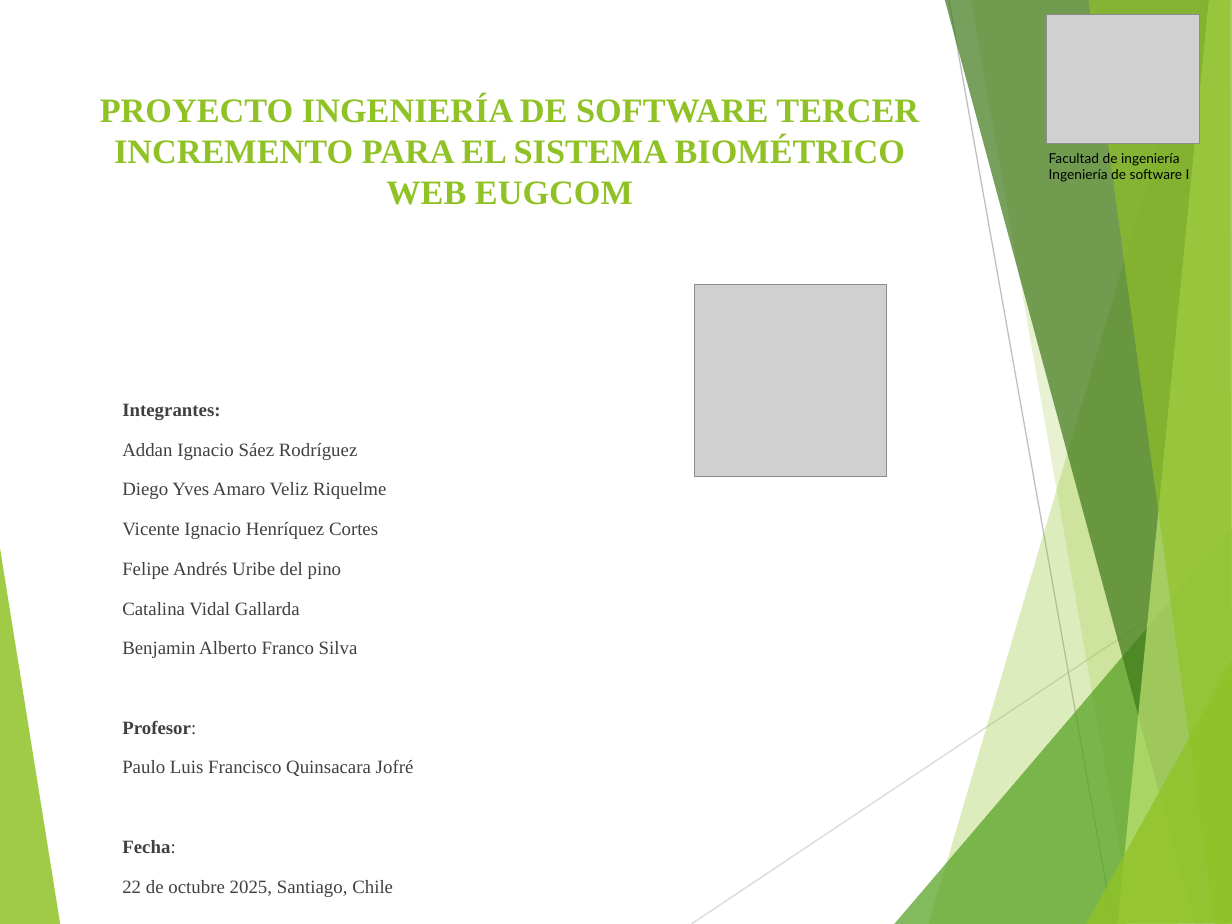
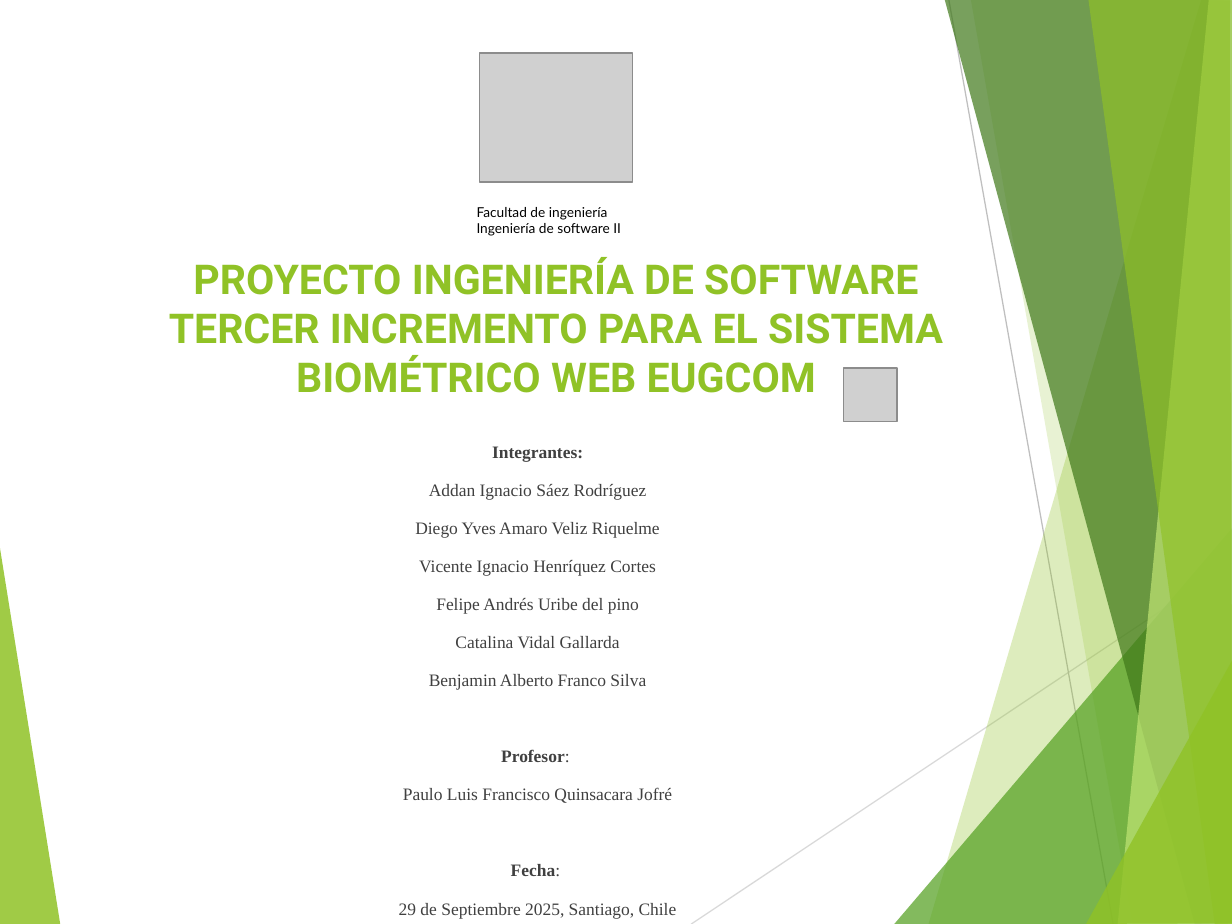
Before and after one commit to vixo23/ING-DE-SOFTWARE, a slide deck: slide 1 of INCREMENTO3/Ppt/PPt Tercer incremento scrum++.pptx. Drawn at 1232x924 pixels with LibreOffice and Linux fonts; fonts in the diff are those of the drawing; grey boxes stand for pictures. Boxes give left, top, right and bottom in pixels: in the first picture for what was removed or moved away, otherwise in the second. Text is boxed around its words. In the diff, an @@ line names an element or a change of style, - is before the commit and + after.

```diff
--- a/INCREMENTO3/Ppt/PPt Tercer incremento scrum++.pptx
+++ b/INCREMENTO3/Ppt/PPt Tercer incremento scrum++.pptx
@@ picture moved from (x1=1046, y1=15, x2=1199, y2=144) to (x1=479, y1=53, x2=632, y2=182) @@
@@ text "Facultad de ingeniería" moved from (x1=1049, y1=153, x2=1190, y2=182) to (x1=477, y1=207, x2=621, y2=236) @@
@@ text at (x1=477, y1=223, x2=621, y2=236): text changed @@
-Ingeniería de software I
+Ingeniería de software II
@@ title "PROYECTO INGENIERÍA DE SOFTWARE TERCER ..." moved from (x1=100, y1=95, x2=919, y2=205) to (x1=169, y1=257, x2=943, y2=393) @@
@@ title "PROYECTO INGENIERÍA DE SOFTWARE TERCER ..." at (x1=169, y1=257, x2=943, y2=393): size 20 to 24 pt, font Times New Roman to Roboto @@
@@ picture resized from (x1=695, y1=285, x2=887, y2=477) to (x1=844, y1=368, x2=898, y2=423) @@
@@ text "Integrantes:" moved from (x1=122, y1=403, x2=414, y2=897) to (x1=399, y1=446, x2=677, y2=919) @@
@@ text at (x1=403, y1=446, x2=672, y2=876): size 11 to 10.2 pt in "Integrantes:", "Addan Ignacio Sáez Rodríguez", "Diego Yves Amaro Veliz Riquelme", "Vicente Ignacio Henríquez Cortes" and 6 more places; alignment left to centre @@
@@ text at (x1=399, y1=903, x2=677, y2=919): text changed; size 11 to 10.2 pt @@
-22 de octubre 2025, Santiago, Chile
+29 de Septiembre 2025, Santiago, Chile
```
Also in this commit, not shown: 8 other slides changed, 1 slide added, 1 slide removed, 1 other file.
